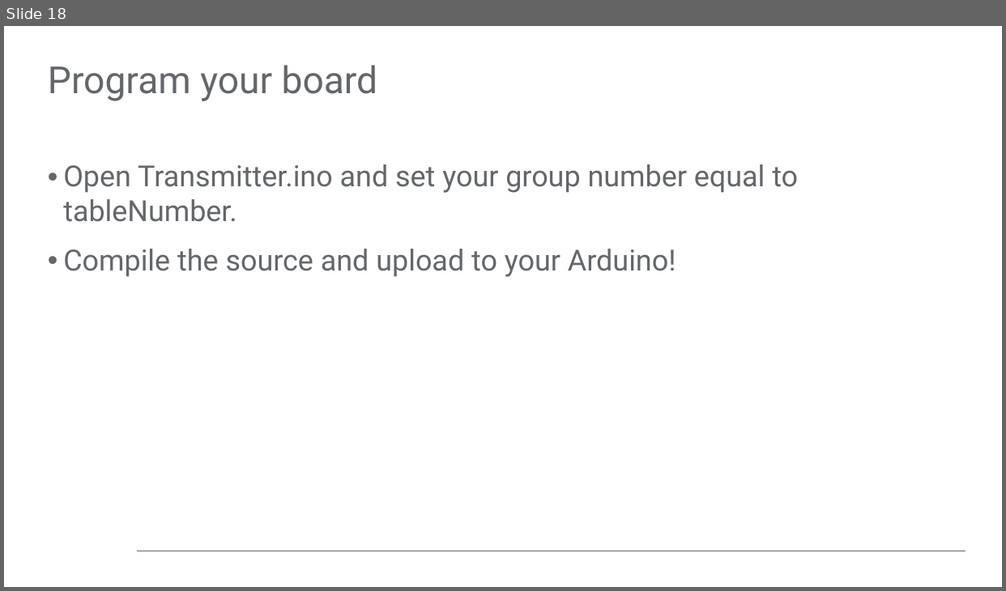
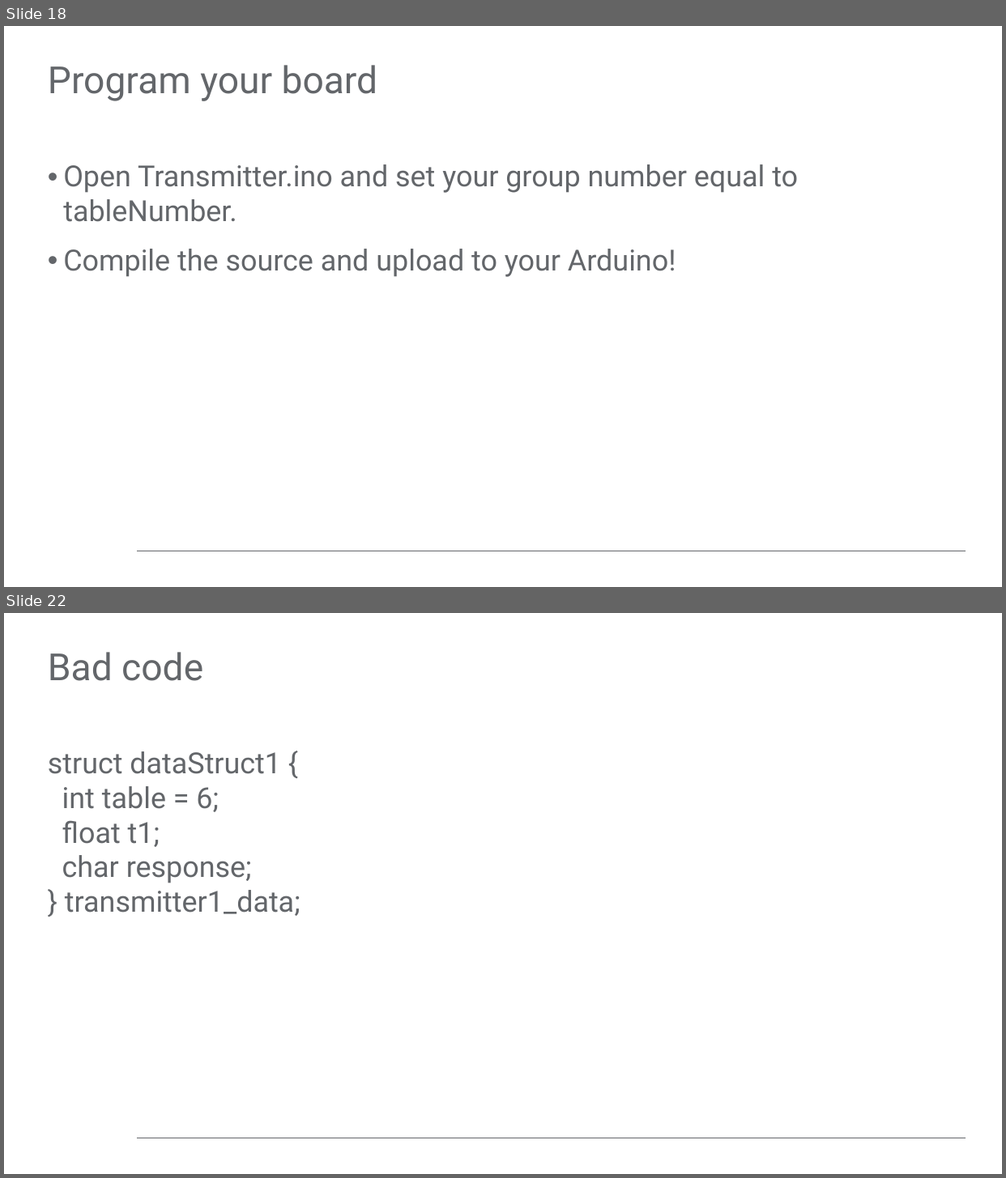
Before and after one commit to pilotdeveloper/sensors_lab, a slide deck: class-guide.pptx. Shown one above the other, each under a label of ours: slide 18 before the commit, slides 18 and 22 after it; the slides between them are not shown. The pictures are 1006x591 and 1006x1178 pixels, drawn with LibreOffice and Linux fonts; fonts in the diff are those of the drawing; background and template pictures are left out. Boxes give left, top, right and bottom in pixels: in the first picture for what was removed or moved away, otherwise in the second. Text is boxed around its words. In the diff, an @@ line names an element or a change of style, - is before the commit and + after.

```diff
--- a/class-guide.pptx
+++ b/class-guide.pptx
@@ slide 22 added at (4, 613, 1002, 1174), background #FFFFFF; not listed: 1 template element that a slide beside it also shows @@
@@ title added at (48, 652, 203, 681), 36 pt, text #63666A @@
+Bad code
@@ text added at (48, 752, 300, 916), 28 pt, text #63666A @@
+struct dataStruct1 {
+int table = 6;
+float t1;
+char response;
+} transmitter1_data;
```
Also in this commit, not shown: 5 other slides added.
